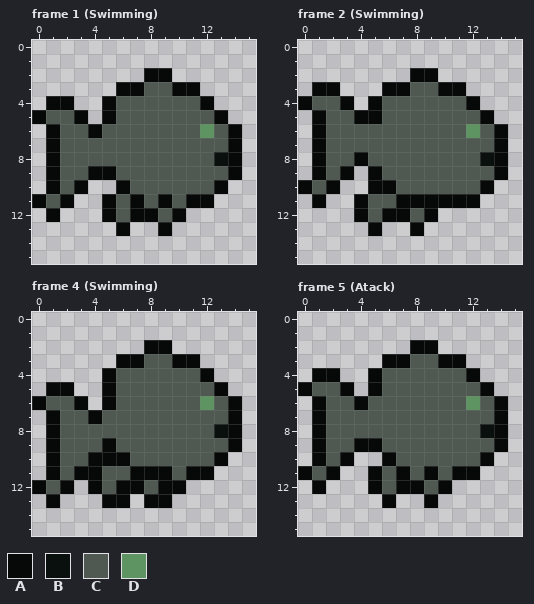
Pixel-art file -- Assets/Art/Animation Sprites/Enemy 1/pezanimation.aseprite. Above, as it was before the edit.
16x16 pixels, 13 frames. Shown: frame 1 (Swimming), frame 2 (Swimming), frame 4 (Swimming), frame 5 (Atack). The commit also changed other frames, which this record leaves out.
Palette (. is transparent): A #060908  B #09100e  C #4f5951  D #5e9462
And afterwards:
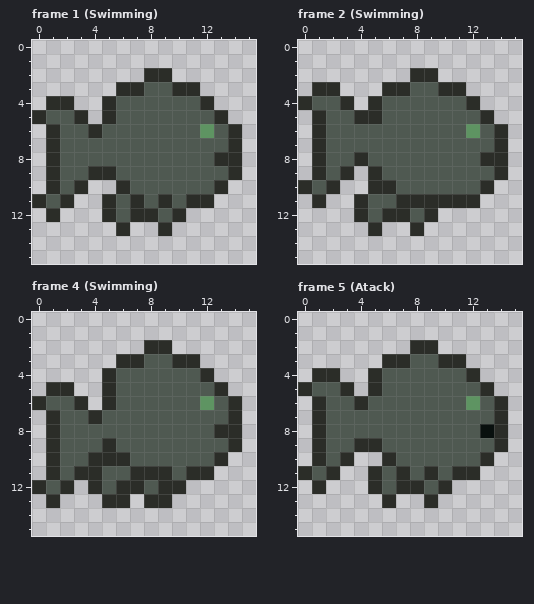
Commit message: Corrección animación rape El color oscuro del rape no se adecuaba con la paleta, tenía varios tonos. Ahora está correcto.
Diff:
Colour A changes from #060908 to #2b2d28.
Frame 1 (Swimming):
The author changed colour B to colour A in row 8 at x 13.
Frame 2 (Swimming): the same change as frame 1 (Swimming)
Frame 4 (Swimming): the same change as frame 1 (Swimming)
Pixel boxes of the changes (left, top, right, bottom) in both pictures:
changed: (32, 68, 242, 236)
changed: (298, 68, 508, 236)
changed: (32, 340, 242, 508)
changed: (298, 340, 508, 508)
